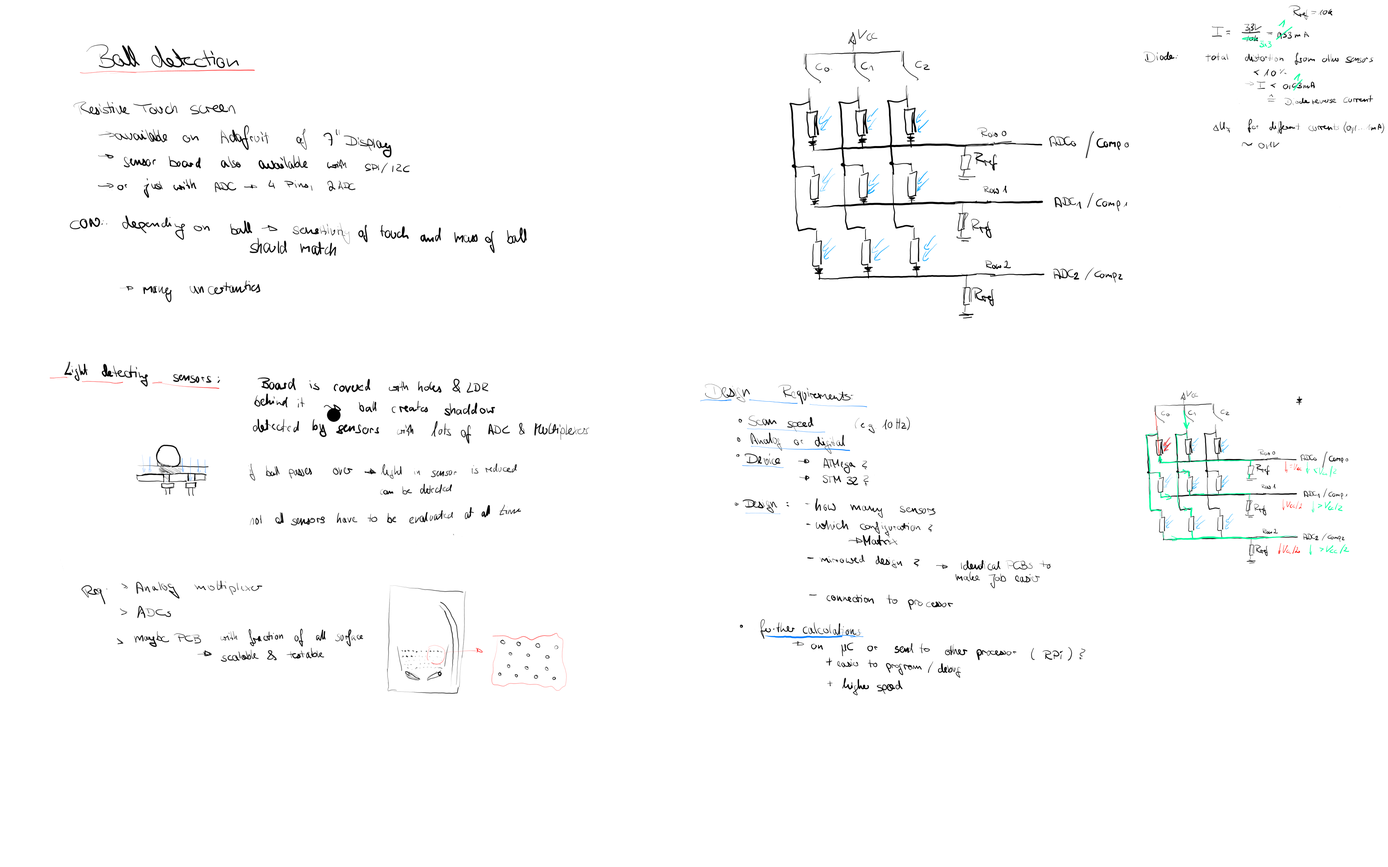
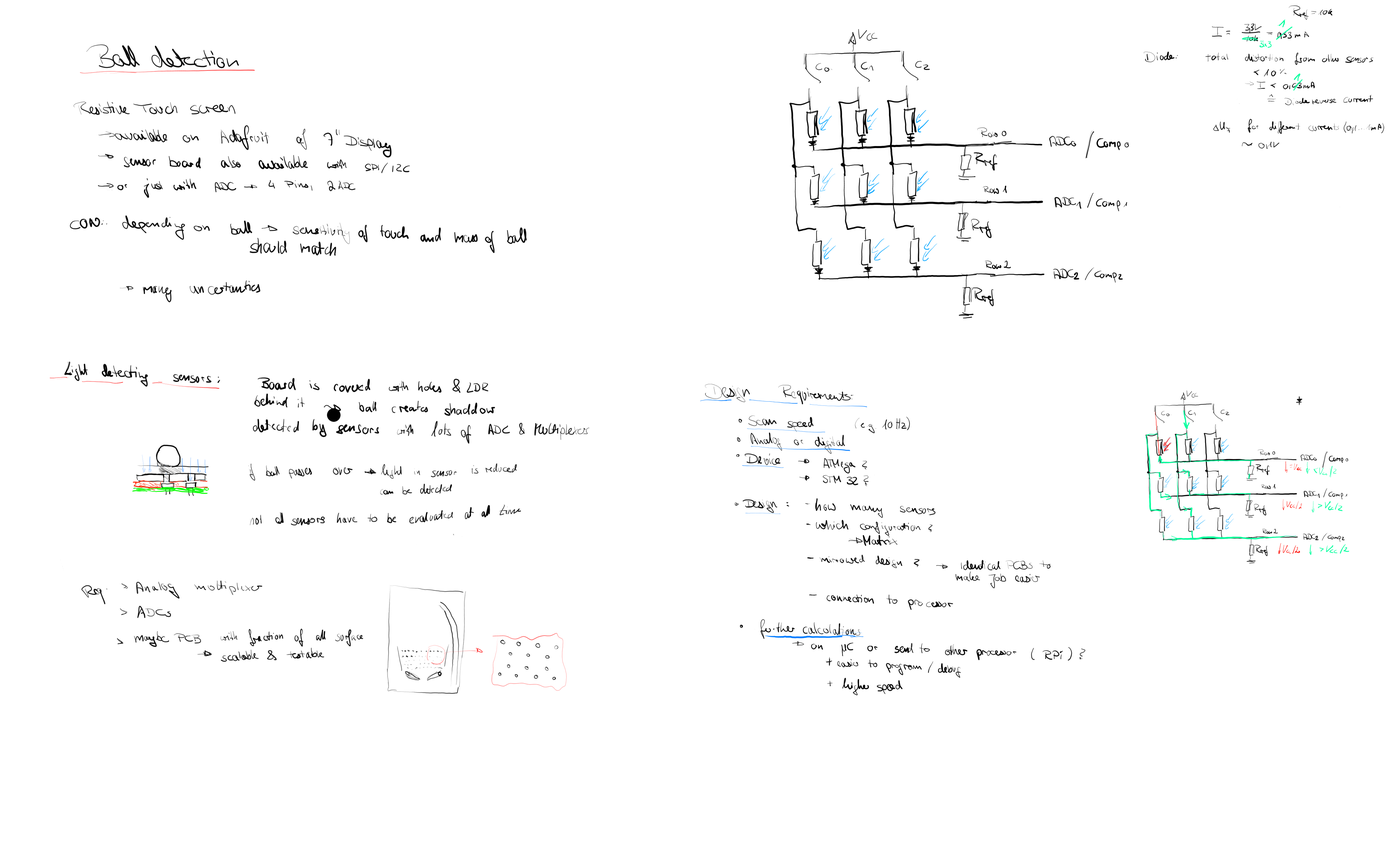
Two versions of the same layered image (1388x867). Layer-by-layer changes:
added layer "Paint Layer 1" above "Text and draft" over [left=132, top=479, right=210, bottom=495]
painted on "Text and draft" over [left=132, top=479, right=210, bottom=495]
